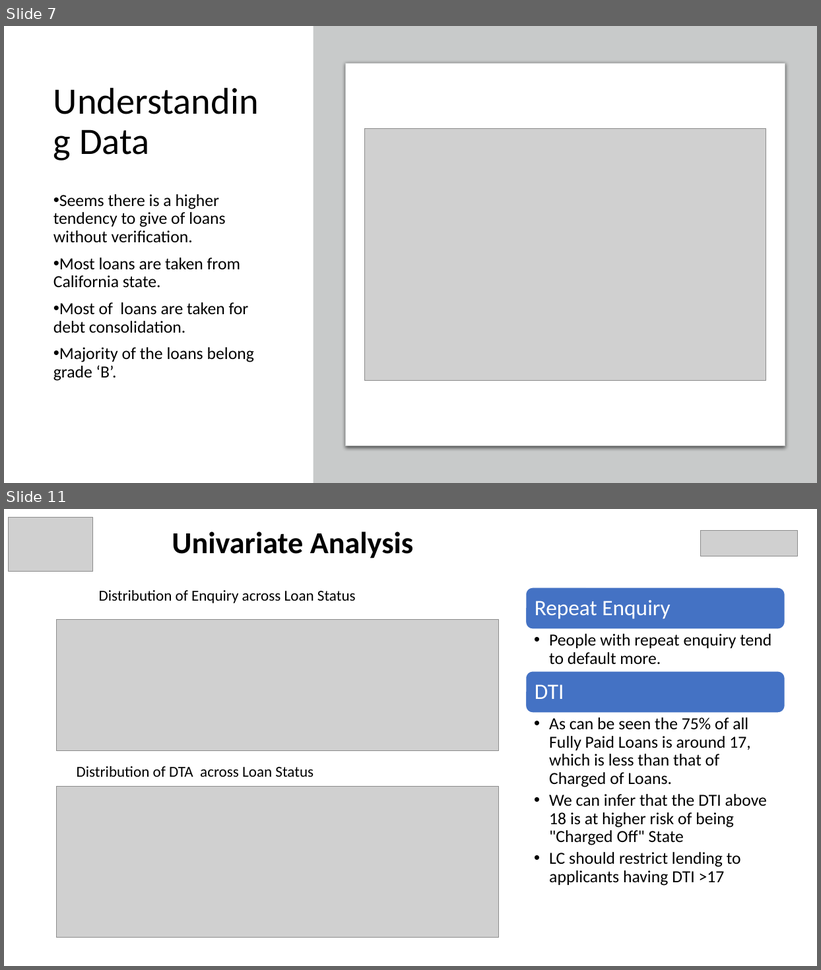
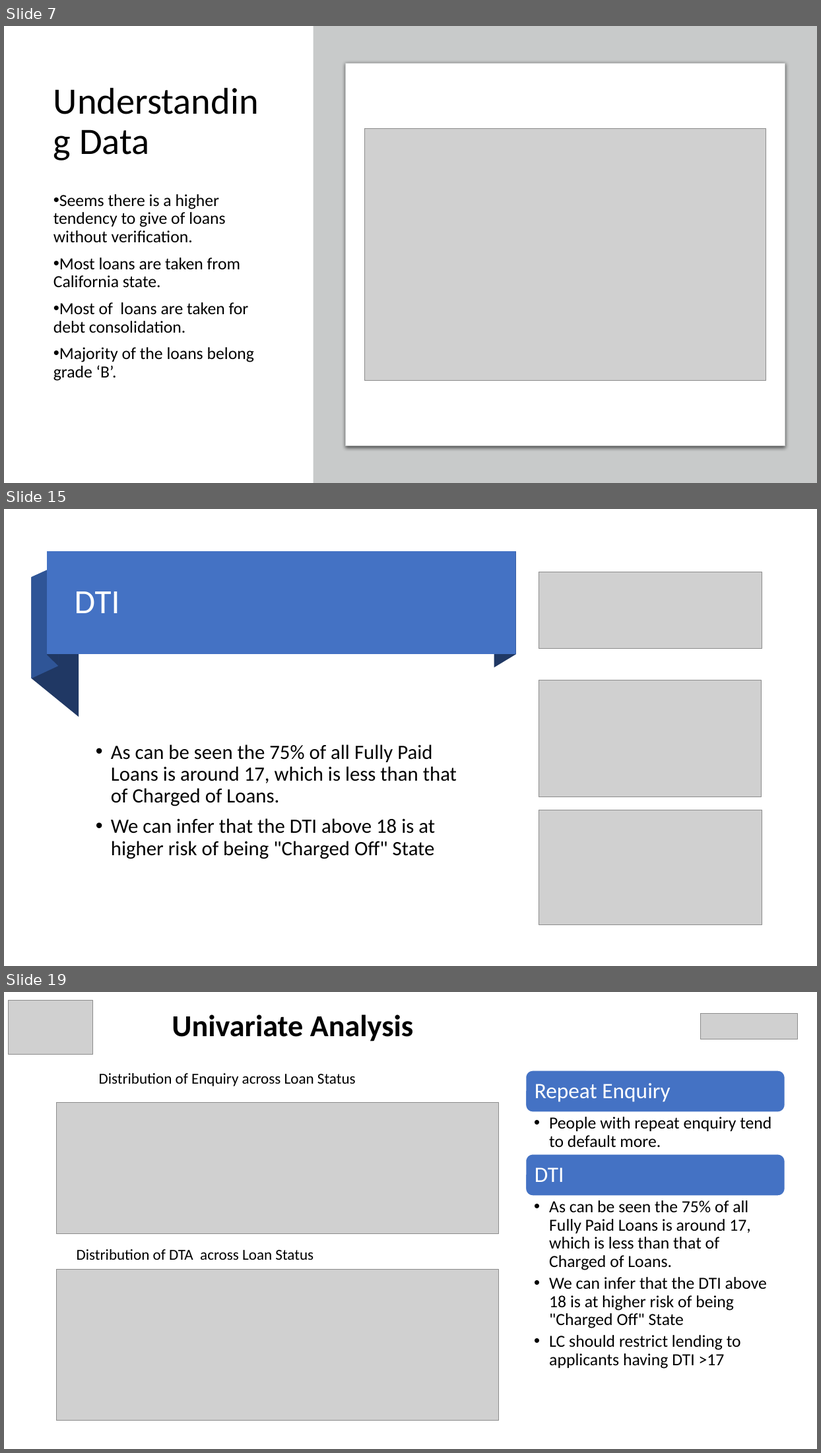
Before and after one commit to rramchan12/Lending-Club-EDA-CaseStudy, a slide deck: LendingClubCaseStudy.pptx. Shown one above the other, each under a label of ours: slides 7 and 11 before the commit, slides 7, 15 and 19 after it; the slides between them are not shown. The pictures are 821x970 and 821x1453 pixels, drawn with LibreOffice and Linux fonts; fonts in the diff are those of the drawing; grey boxes stand for pictures; background and template pictures are left out. Boxes give left, top, right and bottom in pixels: in the first picture for what was removed or moved away, otherwise in the second. Text is boxed around its words. In the diff, an @@ line names an element or a change of style, - is before the commit and + after.

```diff
--- a/LendingClubCaseStudy.pptx
+++ b/LendingClubCaseStudy.pptx
@@ slide 15 added at (x1=4, y1=509, x2=817, y2=966), background #FFFFFF @@
@@ freeform shape added at (x1=32, y1=565, x2=58, y2=679), fill #2F5597 @@
@@ rectangle added at (x1=47, y1=552, x2=516, y2=655), fill #4472C4 @@
@@ freeform shape added at (x1=48, y1=552, x2=58, y2=666), fill #203864 @@
@@ freeform shape added at (x1=494, y1=552, x2=516, y2=668), fill #203864 @@
@@ freeform shape added at (x1=32, y1=578, x2=79, y2=717), fill #203864 @@
@@ picture added at (x1=539, y1=572, x2=763, y2=648) @@
@@ title added at (x1=75, y1=591, x2=120, y2=613), 40 pt, text #FEFFFF @@
+DTI
@@ picture added at (x1=539, y1=681, x2=762, y2=797) @@
@@ text added at (x1=111, y1=745, x2=457, y2=859), 24 pt, text #000000 @@
+• As can be seen the 75% of all Fully Paid Loans is around 17, which is less than that of Charged of Loans.
+• We can infer that the DTI above 18 is at higher risk of being "Charged Off" State
@@ picture added at (x1=539, y1=811, x2=762, y2=925) @@
@@ what was slide 11 is now slide 19 @@
```
Also in this commit, not shown: 5 slides changed, 7 other slides added, 1 other file.
